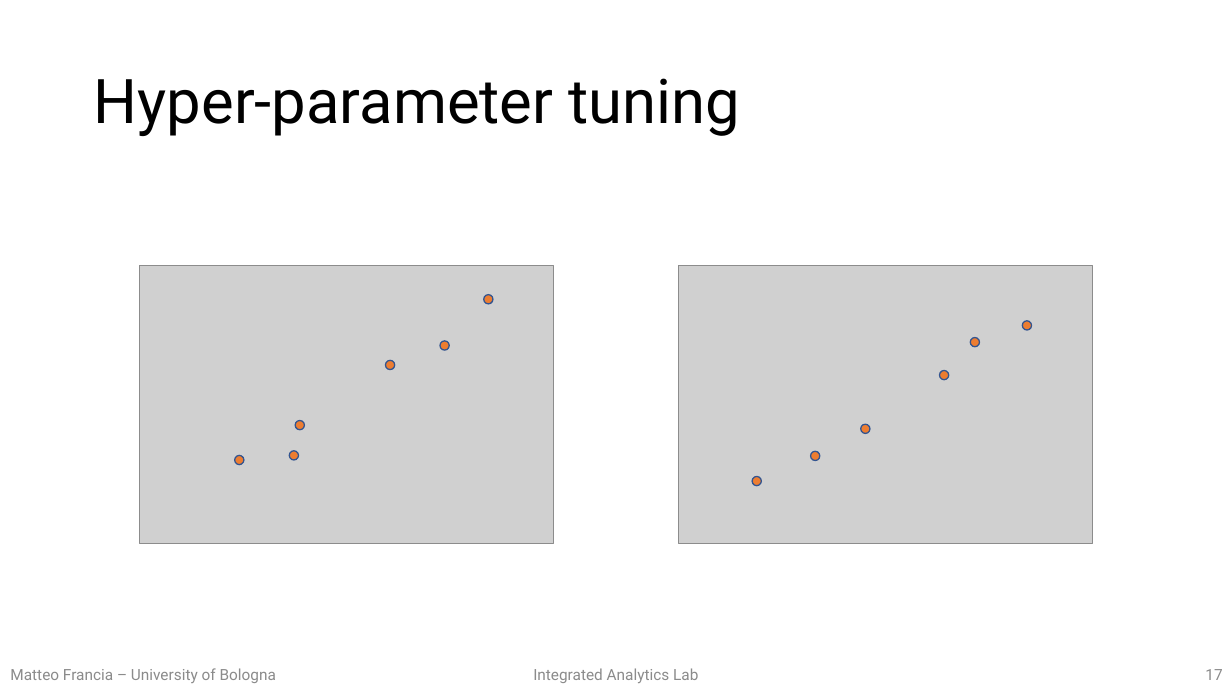
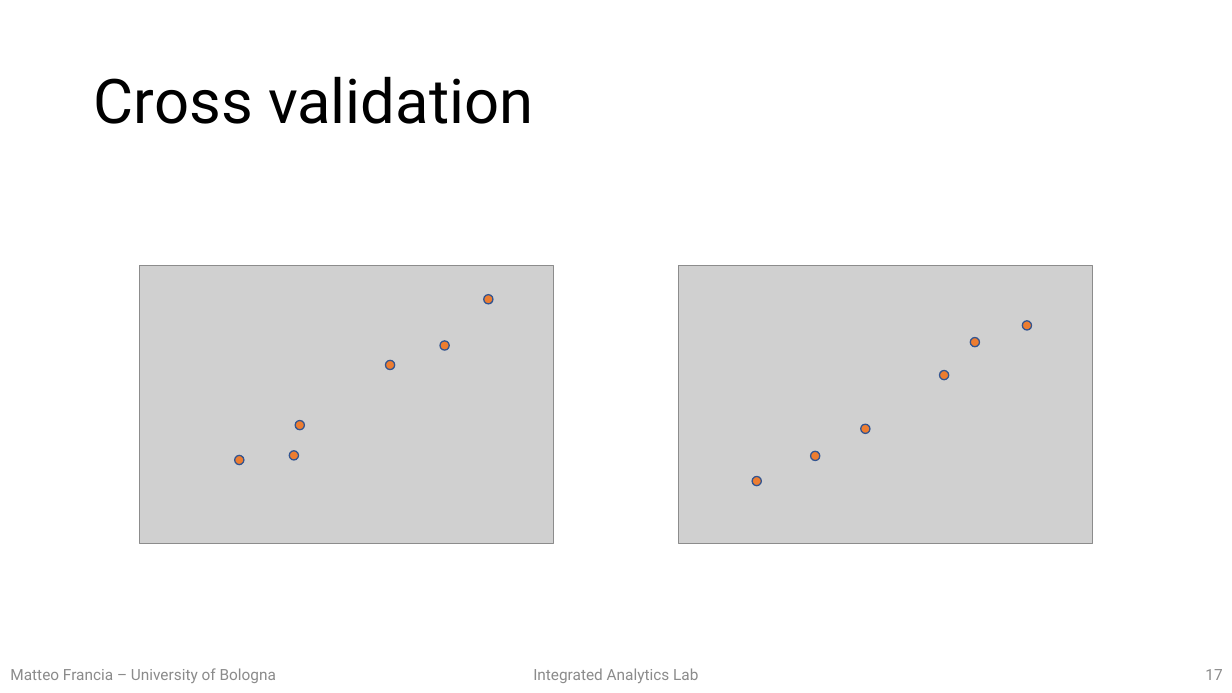
Before and after one commit to w4bo/teaching-handsondatapipelines, a slide deck: slide 17 of 02-MachineLearning/02-slides.pptx. Drawn at 1232x693 pixels with LibreOffice and Linux fonts; fonts in the diff are those of the drawing; grey boxes stand for pictures. Boxes give left, top, right and bottom in pixels: in the first picture for what was removed or moved away, otherwise in the second. Text is boxed around its words. In the diff, an @@ line names an element or a change of style, - is before the commit and + after.

```diff
--- a/02-MachineLearning/02-slides.pptx
+++ b/02-MachineLearning/02-slides.pptx
@@ title at [94, 76, 533, 124]: text changed @@
-Hyper-parameter tuning
+Cross validation
```
Also in this commit, not shown: 1 other slide changed.
